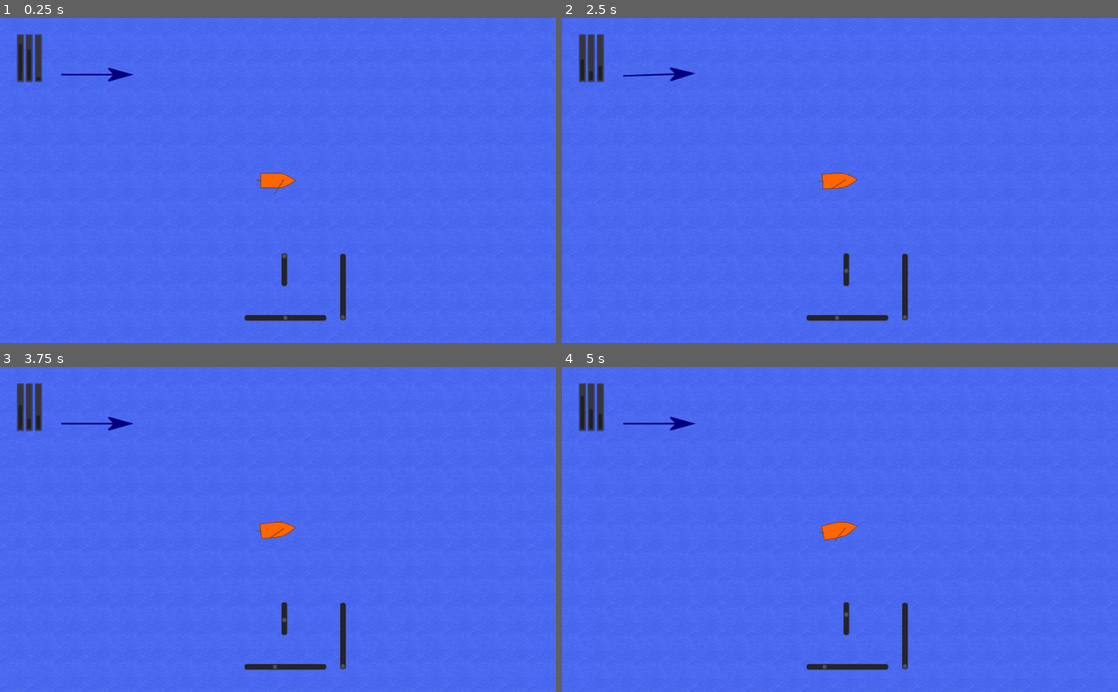
Above: before the commit, frames 1-4 (two rows, left to right).
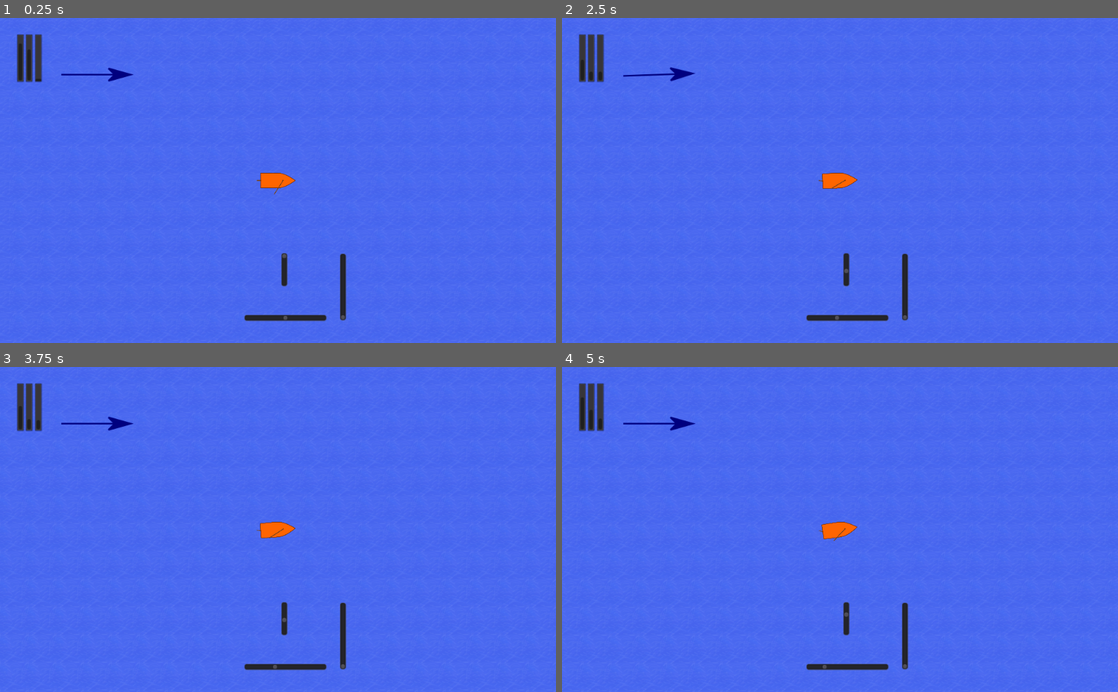
Above: after the commit, the same moments.

Repository: Windy1966/boot
Game: Godot game, scene res://Root.tscn
Same seed, same stepped clock (60 frames per second), same inputs: the game is played once before the commit and once after it. The engine's default icon, where the game draws it, is replaced by a stand-in: a white triangle on a blue panel in a dark square.
Inputs (mouse positions are in pixels of both pictures, inside the frame that each line leads up to):
- Up to frame 1 (0.25 s): no input
- Up to frame 2 (2.5 s): tap Enter at 0.5, 2 s; move the mouse to (962, 164) at 0.52 s; hold D (rechts) 0.53-1.28 s; hold Q (steuerung_a) 0.53-1.28 s; tap Space at 1.25 s; move the mouse to (728, 196) at 1.27 s; hold S (unten) 1.28-2.03 s; tap E (steuerung_b) at 1.35 s; move the mouse to (895, 109) at 2.02 s; hold D (rechts) from 2.03 s (still down); tap O (test_wind_minus) at 2.1 s
- Up to frame 3 (3.75 s): tap Space at 2.75 s; move the mouse to (250, 594) at 2.77 s; release D (rechts) at 2.78 s; hold W (oben) 2.78-3.53 s; tap P (test_wind_plus) at 2.85 s; tap Enter at 3.5 s; move the mouse to (444, 578) at 3.52 s; hold A (links) from 3.53 s (still down); hold Q (steuerung_a) from 3.53 s (still down)
- Up to frame 4 (5 s): keep holding A (links); tap Space at 4.25 s; move the mouse to (673, 480) at 4.27 s; release Q (steuerung_a) at 4.28 s; tap E (steuerung_b) at 4.35 s

The runs differ from the first frame. In frame 1, less than 0.1% of the frame differs, in the area x 6-8%, y 18-20%; in frame 2, less than 0.1%; in frame 3, less than 0.1%; in frame 4, less than 0.1%, in the area x 3-54%, y 8-54%.

Commit message:
Segel kann über scrollbar gesetzt werden

Diff:
--- a/KinematicBody2D.gd
+++ b/KinematicBody2D.gd
@@ -6,6 +6,7 @@
 var lokal_windrichtung:float=0
 var differenz:float = 0
 var seil:float = 1
+var segel:float = 1
 var kraft_auf_segel:float = 0
 var geschw:float = 0
 var segel_drehung_uhrz:bool = false
@@ -27,7 +28,7 @@
 	seil = wert / 10
 
 func fn_neu_segel(wert):
-	print(wert)
+	segel = wert
 
 func _physics_process(delta):
 	if rotation > PI:					# bogenmaß im Bereich 2*PI halten
@@ -62,13 +63,13 @@
 	# Windrichtung im 90° zur Segelfläche = 100%
 	Global.kraft_auf_segel = abs(sin(rotation + z_mast.rotation - Global.windrichtung)) * Global.windstaerke
 	# Kraft auf Segel im 90° zur Fahrtrichtung = 100%
-	Global.kraft_in_fahrtrichtung = Global.kraft_auf_segel * abs(sin(z_mast.rotation))
+	Global.kraft_in_fahrtrichtung = Global.kraft_auf_segel * abs(sin(z_mast.rotation)) * segel
 	if Global.kraft_in_fahrtrichtung > Global.geschwindigkeit:
 		div = Global.kraft_in_fahrtrichtung - Global.geschwindigkeit
-		Global.geschwindigkeit += div / 100
+		Global.geschwindigkeit += div / 200
 	if Global.kraft_in_fahrtrichtung < Global.geschwindigkeit:
 		div = Global.geschwindigkeit - Global.kraft_in_fahrtrichtung
-		Global.geschwindigkeit -= div / 400
+		Global.geschwindigkeit -= div / 500
 	if Global.geschwindigkeit < 0.5:
 		$Icon.visible = true
 		drehung = z_ruder.rotation / -400
